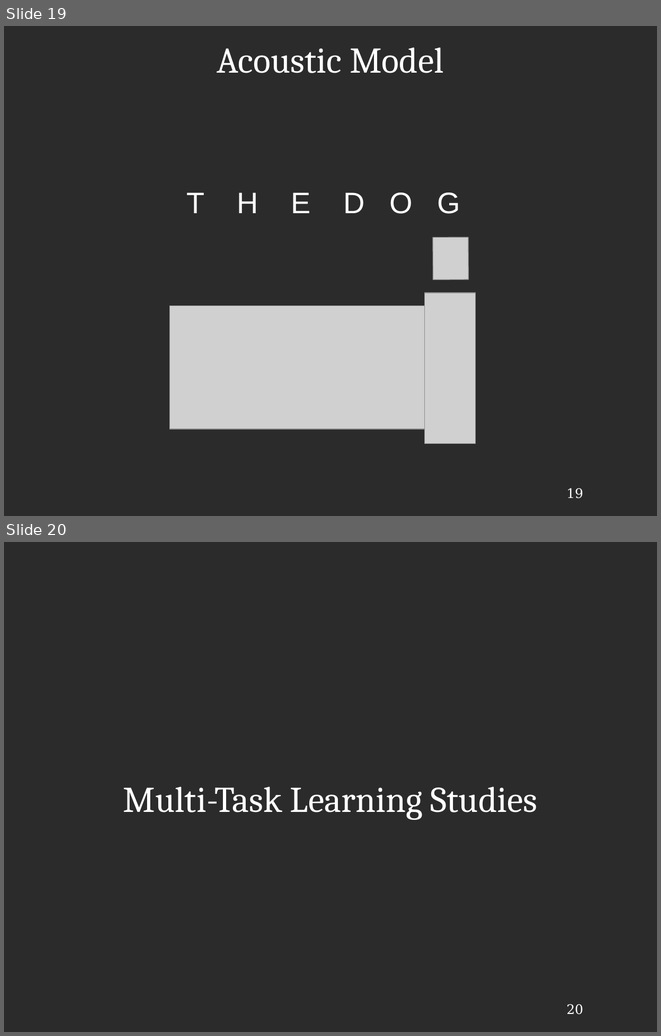
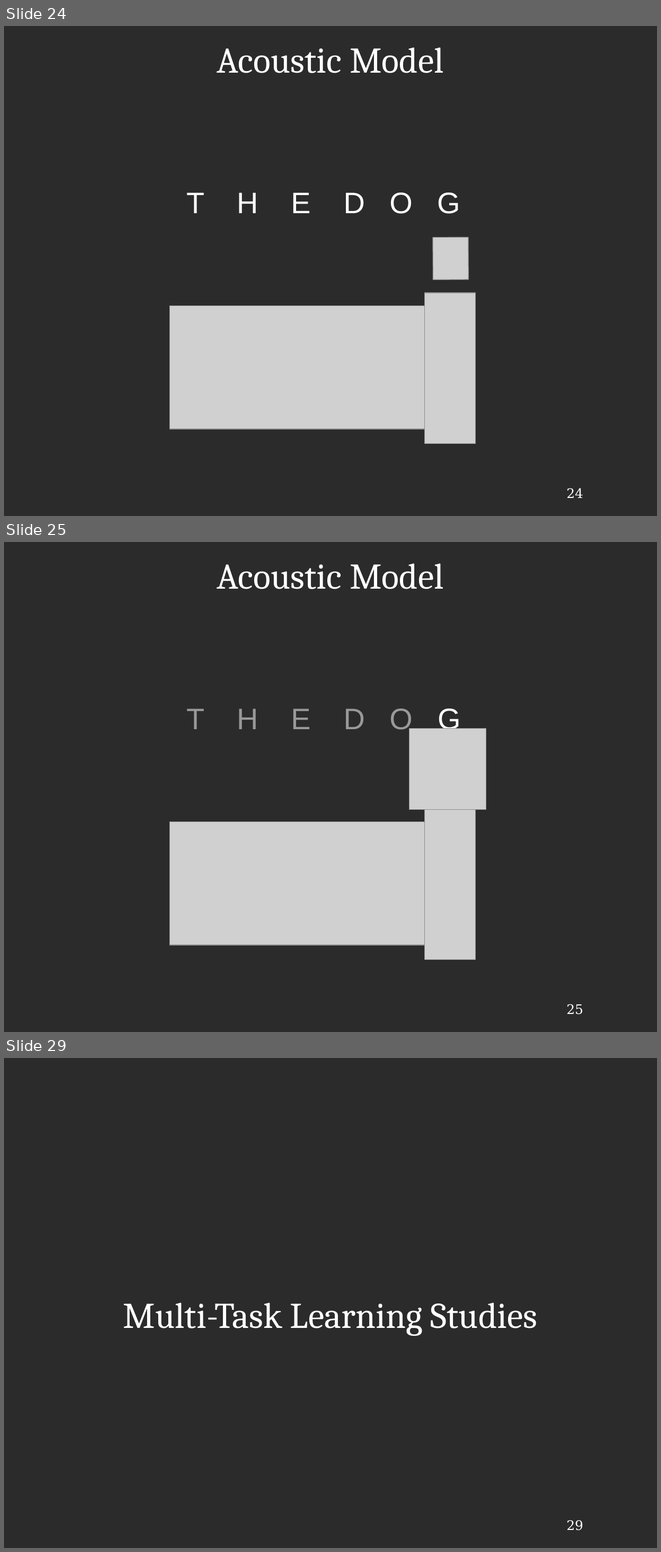
Before and after one commit to JRMeyer/defense, a slide deck: defense.odp. Shown one above the other, each under a label of ours: slides 19 and 20 before the commit, slides 24, 25 and 29 after it; the slides between them are not shown. The pictures are 661x1036 and 661x1552 pixels, drawn with LibreOffice and Linux fonts; fonts in the diff are those of the drawing; grey boxes stand for pictures; background and template pictures are left out; a plain dark background stands for a picture behind light text. Boxes give left, top, right and bottom in pixels: in the first picture for what was removed or moved away, otherwise in the second. Text is boxed around its words. In the diff, an @@ line names an element or a change of style, - is before the commit and + after.

```diff
--- a/defense.odp
+++ b/defense.odp
@@ slide 25 added at [4, 542, 657, 1032], background picture (left out); not listed: 1 template element that a slide beside it also shows @@
@@ title added at [217, 563, 444, 589], 44 pt, text #FFFFFF @@
+Acoustic Model
@@ text added at [186, 708, 460, 734], 36 pt, text #999999 @@
+T H E D O G
@@ picture added at [409, 728, 486, 809] @@
@@ picture added at [425, 809, 476, 960] @@
@@ picture added at [170, 822, 474, 945] @@
@@ what was slide 19 is now slide 24 @@
@@ page number at [566, 488, 583, 498]: text changed @@
-19
+24
@@ what was slide 20 is now slide 29 @@
@@ page number at [566, 1520, 583, 1530]: text changed @@
-20
+29
```
Also in this commit, not shown: 23 slides changed, 13 other slides added, 1 slide removed, 4 other files.
